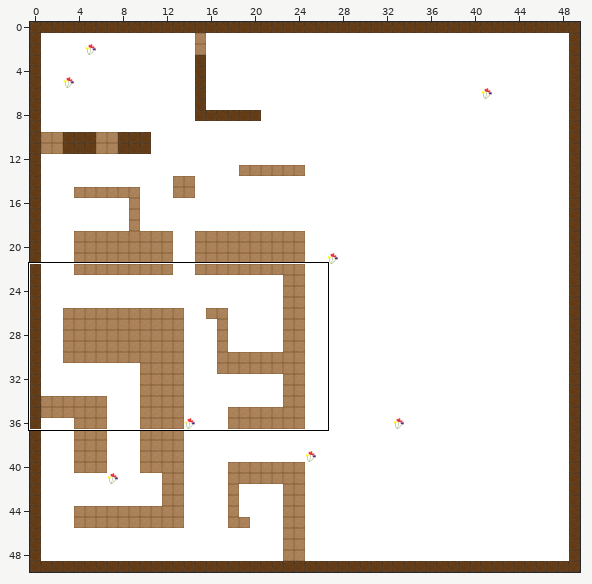
Level history. Tiled map: Project/Apps/Bugs/data/levels/level2/level.tmx. The first picture is a wide view before the edit; the outline marks the close-up.
Close-up. Earlier state:
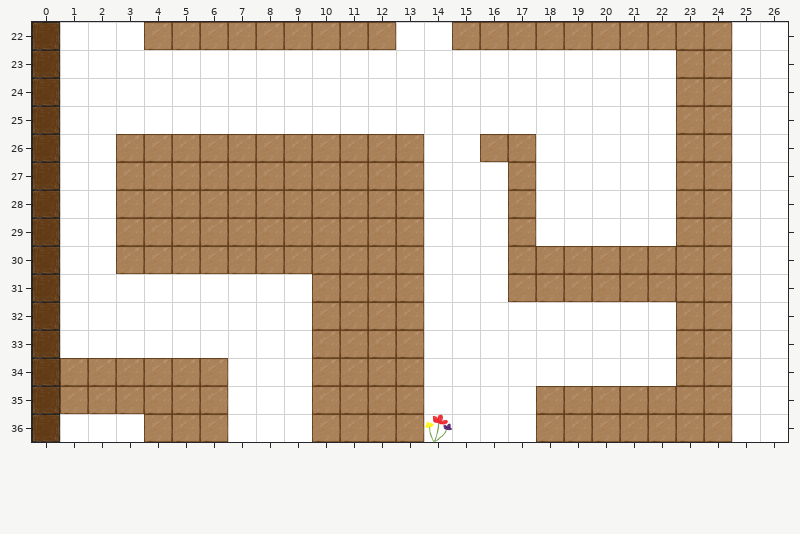
Cells are 64x64 px. Shown: x 0..26, y 22..36. The commit also changed other parts of the map, which this record leaves out.
The same view after the edit:
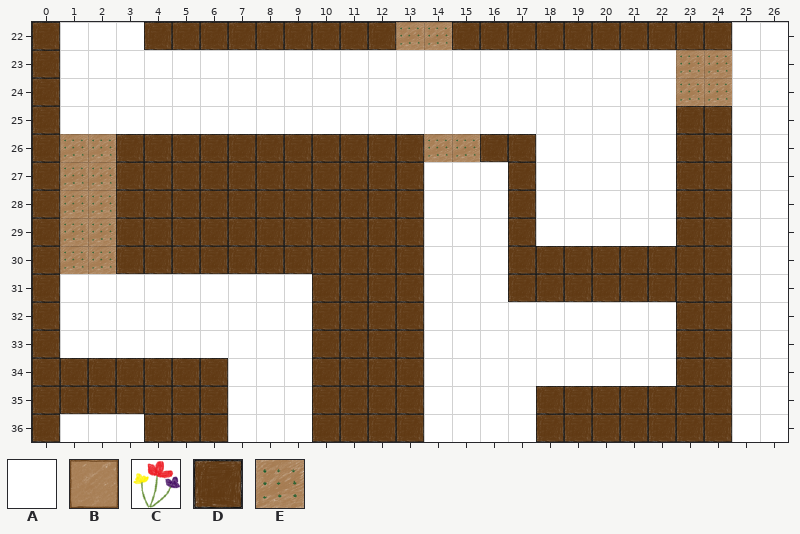
Key: from "TopDownDesert": A 1, B 2, C 3, D 4, E 5.
_ is an empty cell, # one hidden under a higher layer.
What changed:
Layer "GroundLayer":
y 22: x 13..14 AA -> EE
y 23..24: x 23..24 ## -> EE
y 26: x 1..2 AA -> EE; x 14..15 AA -> EE
y 27..30: x 1..2 AA -> EE
y 36: x 14 C -> A
Layer "WallsLayer":
y 22: x 4..12 BBBBBBBBB -> DDDDDDDDD; x 15..24 BBBBBBBBBB -> DDDDDDDDDD
y 23..24: x 23..24 BB -> __
y 25: x 23..24 BB -> DD
y 26: x 3..13 BBBBBBBBBBB -> DDDDDDDDDDD; x 16..17 BB -> DD; x 23..24 BB -> DD
y 27..29: x 3..13 BBBBBBBBBBB -> DDDDDDDDDDD; x 17 B -> D; x 23..24 BB -> DD
y 30: x 3..13 BBBBBBBBBBB -> DDDDDDDDDDD; x 17..24 BBBBBBBB -> DDDDDDDD
y 31: x 10..13 BBBB -> DDDD; x 17..24 BBBBBBBB -> DDDDDDDD
y 32..33: x 10..13 BBBB -> DDDD; x 23..24 BB -> DD
y 34: x 1..6 BBBBBB -> DDDDDD; x 10..13 BBBB -> DDDD; x 23..24 BB -> DD
y 35: x 1..6 BBBBBB -> DDDDDD; x 10..13 BBBB -> DDDD; x 18..24 BBBBBBB -> DDDDDDD
y 36: x 4..6 BBB -> DDD; x 10..13 BBBB -> DDDD; x 18..24 BBBBBBB -> DDDDDDD
